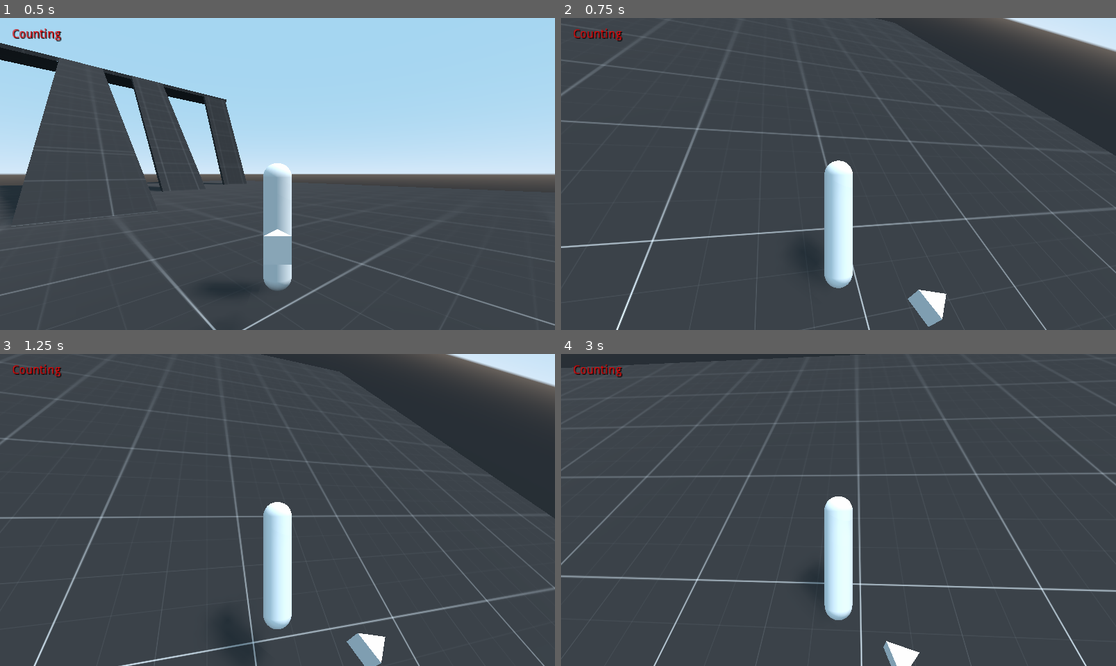
Above: before the commit, frames 1-4 (two rows, left to right).
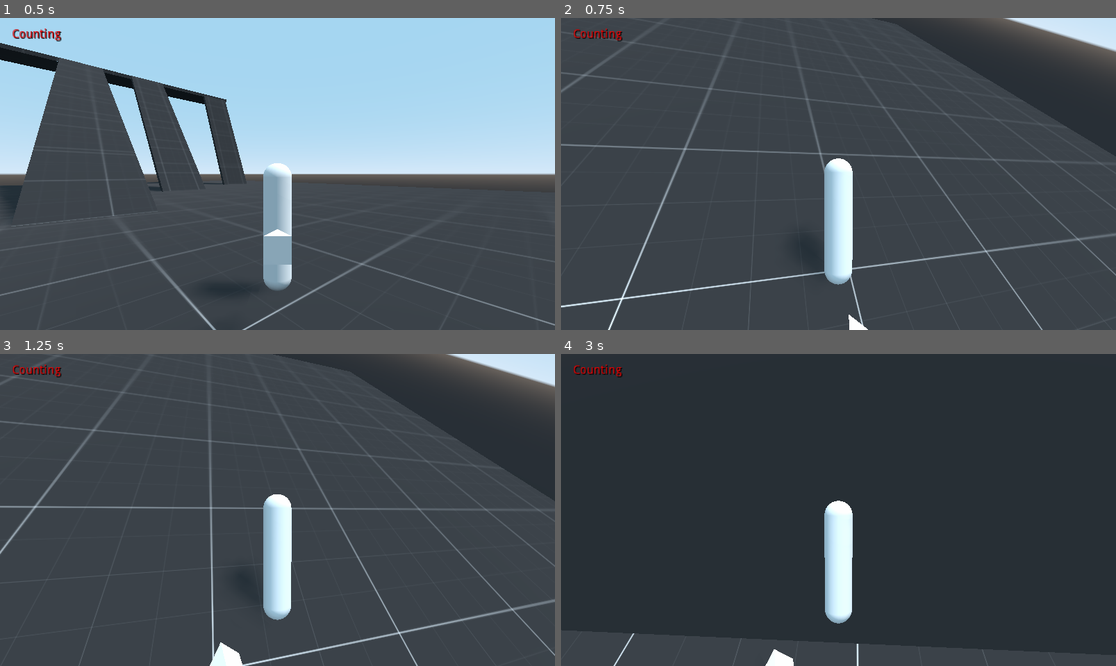
Above: after the commit, the same moments.

Repository: Corruptinator/Better_Slope_Demo
Game: Godot game, scene res://New_Setup.tscn
Same seed, same stepped clock (60 frames per second), same inputs: the game is played once before the commit and once after it. The engine's default icon, where the game draws it, is replaced by a stand-in: a white triangle on a blue panel in a dark square.
Inputs (mouse positions are in pixels of both pictures, inside the frame that each line leads up to):
- Up to frame 1 (0.5 s): no input
- Up to frame 2 (0.75 s): tap Enter at 0.5 s; move the mouse to (866, 174) at 0.52 s; hold W (up) from 0.53 s (still down); hold R (orientation) from 0.53 s (still down)
- Up to frame 3 (1.25 s): keep holding W (up); keep holding R (orientation); tap Space (jump) at 0.77 s
- Up to frame 4 (3 s): keep holding W (up); move the mouse to (810, 510) at 1.27 s; release R (orientation) at 1.28 s; tap Shift at 1.35, 2.85 s; tap Space (jump) at 1.52 s; move the mouse to (849, 503) at 2.02 s; hold R (orientation) 2.03-2.78 s; move the mouse to (832, 516) at 2.77 s

Frame 1 is identical in both runs. In frame 2, 4.8% of the frame differs, in the area x 0-100%, y 1-100%; in frame 3, 5.9%; in frame 4, 11%, in the area x 0-100%, y 0-100%.

Commit message:
Fixed Avatar Rotation

Diff:
--- a/NewPlayerCode.gd
+++ b/NewPlayerCode.gd
@@ -158,21 +158,21 @@
 
 	# (Keyboard Controls)
 	if Input.is_action_pressed("left"):
-		side_speed = lerp(side_speed, 400, .1)
+		side_speed = lerp(side_speed, 800, .1)
 		is_moving = true
 		pass
 	elif Input.is_action_pressed("right"):
-		side_speed = lerp(side_speed, -400, .1)
+		side_speed = lerp(side_speed, -800, .1)
 		is_moving = true
 	else:
 		side_speed = lerp(side_speed, 0, .1)
 		#is_moving = false
 
 	if Input.is_action_pressed("up"):
-		mov_speed = lerp(mov_speed, 400, .1)
+		mov_speed = lerp(mov_speed, 800, .1)
 		is_moving = true
 	elif Input.is_action_pressed("down"):
-		mov_speed = lerp(mov_speed, -400, .1)
+		mov_speed = lerp(mov_speed, -800, .1)
 		is_moving = true
 	else:
 		mov_speed = lerp(mov_speed, 0, .1)
@@ -188,7 +188,7 @@
 	if abs(Input.get_joy_axis(0,JOY_AXIS_0)) > deadZone:
 		#print("Foward")
 		con_speed = lerp(con_speed, 400, .1)
-		con_vel.x = lerp(con_vel.x, -Input.get_joy_axis(0,JOY_AXIS_0) * 400, .1)
+		con_vel.x = lerp(con_vel.x, -Input.get_joy_axis(0,JOY_AXIS_0) * 800, .1)
 		is_moving = true
 	else:
 		con_vel.x = lerp(con_vel.x, 0, .1)
@@ -196,7 +196,7 @@
 	if abs(Input.get_joy_axis(0,JOY_AXIS_1)) > deadZone:
 		#print("Sideway")
 		con_speed = lerp(con_speed, 400, .1)
-		con_vel.y = lerp(con_vel.y, -Input.get_joy_axis(0,JOY_AXIS_1) * 400, .1)
+		con_vel.y = lerp(con_vel.y, -Input.get_joy_axis(0,JOY_AXIS_1) * 800, .1)
 		is_moving = true
 	else:
 		con_vel.y = lerp(con_vel.y, 0, .1)
@@ -280,17 +280,87 @@
 #	else:
 #		print("")
 
+
+
+
+
+
 	# Freezes player rotation while moving
 	if is_moving && !Input.is_key_pressed(KEY_SHIFT):
 		set_rotation($CamRoot/H.global_transform.basis.get_euler())
 		#set_rotation(lerp(rotation,$CamRoot/H.global_transform.basis.get_euler(),.9))
 
 
+
+
+	if Input.is_mouse_button_pressed(2):
+		if !Input.is_joy_button_pressed(0,JOY_R2):
+			$Rotation.set_as_toplevel(true)
+			avatar_chk = true
+			avatar_rot = $Rotation.global_transform.basis.get_euler()
+		if (Input.is_action_pressed("up") or Input.is_action_pressed("down") or Input.is_action_pressed("left") or Input.is_action_pressed("right")):
+#			if avatar_chk == true:
+#				$Rotation.rotation = avatar_rot
+#				$Rotation.set_as_toplevel(false)
+#				avatar_chk = false
+			$Rotation.rotation.y = lerp_angle($Rotation.rotation.y ,$CamRoot/H.global_transform.basis.get_euler().y, delta * (50))
+			$Rotation.global_transform.origin = global_transform.origin
+			pass
+		else:
+			$Rotation.rotation.y = lerp_angle($Rotation.rotation.y ,$CamRoot/H.global_transform.basis.get_euler().y, delta * (50))
+			$Rotation.global_transform.origin = global_transform.origin
+		pass
+	else:
+		if Input.is_action_pressed("up") or Input.is_action_pressed("down") or Input.is_action_pressed("left") or Input.is_action_pressed("right"):
+
+			if avatar_chk == true:
+				$Rotation.rotation = avatar_rot
+				$Rotation.set_as_toplevel(false)
+				avatar_chk = false
+
+
+			if Input.is_action_pressed("up") and Input.is_action_pressed("left"):
+				$Rotation.rotation.y = lerp_angle($Rotation.rotation.y ,deg2rad(45), delta * (5))
+				pass
+			elif Input.is_action_pressed("up") and Input.is_action_pressed("right"):
+				$Rotation.rotation.y = lerp_angle($Rotation.rotation.y ,deg2rad(-45), delta * (5))
+				pass
+			elif Input.is_action_pressed("down") and Input.is_action_pressed("left"):
+				$Rotation.rotation.y = lerp_angle($Rotation.rotation.y ,deg2rad(135), delta * (5))
+				pass
+			elif Input.is_action_pressed("down") and Input.is_action_pressed("right"):
+				$Rotation.rotation.y = lerp_angle($Rotation.rotation.y ,deg2rad(-135), delta * (5))
+				pass
+
+			elif Input.is_action_pressed("up"):
+				$Rotation.rotation.y = lerp_angle($Rotation.rotation.y ,deg2rad(0), delta * (5))
+				pass
+			elif Input.is_action_pressed("down"):
+				$Rotation.rotation.y = lerp_angle($Rotation.rotation.y ,deg2rad(180), delta * (5))
+				pass
+			elif Input.is_action_pressed("left"):
+				$Rotation.rotation.y = lerp_angle($Rotation.rotation.y ,deg2rad(90), delta * (5))
+				pass
+			elif Input.is_action_pressed("right"):
+				$Rotation.rotation.y = lerp_angle($Rotation.rotation.y ,deg2rad(-90), delta * (5))
+				pass
+
+			pass
+		else:
+			$Rotation.set_as_toplevel(true)
+			$Rotation.global_transform.origin = global_transform.origin
+			#$Rotation.global_transform.basis = global_transform.basis
+			avatar_rot = $Rotation.global_transform.basis.get_euler()
+			avatar_chk = true
+			pass
+
+
 	# Rotates when the controller joystick is tilted (Gamepad/Controller Only)
 	if (Input.is_joy_button_pressed(0,JOY_R2)):
-		$Rotation.set_as_toplevel(true)
-		avatar_chk = true
-		avatar_rot = $Rotation.global_transform.basis.get_euler()
+		if !Input.is_mouse_button_pressed(2):
+			$Rotation.set_as_toplevel(true)
+			avatar_chk = true
+			avatar_rot = $Rotation.global_transform.basis.get_euler()
 		if (abs(Input.get_joy_axis(0,JOY_AXIS_0)) > deadZone or abs(Input.get_joy_axis(0,JOY_AXIS_1)) > deadZone):
 #			if avatar_chk == true:
 #				$Rotation.rotation = avatar_rot
@@ -305,38 +375,13 @@
 	else:
 		if (abs(Input.get_joy_axis(0,JOY_AXIS_0)) > deadZone or abs(Input.get_joy_axis(0,JOY_AXIS_1)) > deadZone):
 
-
 			if avatar_chk == true:
 				$Rotation.rotation = avatar_rot
 				$Rotation.set_as_toplevel(false)
 				avatar_chk = false
-	#		if rad2deg(global_transform.basis.get_euler().y) == 180:
-	#			print("pass")
-
-			#print(atan2(Input.get_joy_axis(0,JOY_AXIS_1),Input.get_joy_axis(0,JOY_AXIS_0)))
+
 			var tlt_dis = Vector3.ZERO.distance_to(Vector3(Input.get_joy_axis(0,JOY_AXIS_0),0,Input.get_joy_axis(0,JOY_AXIS_1)))
-			#print(tlt_dis)
-			if (round(rad2deg(abs(rotation.y)))) >= 178.5 + tlt_dis:
-	#			print($Rotation.rotation.y)
-	#			if global_transform.basis.get_euler().normalized().y == 1:
-	#				#alternate = (deg2rad(180) + $Rotation.rotation.y) + (deg2rad(180))
-	#				print($Rotation.rotation.y)
-	#				#$Rotation.rotation.y = (deg2rad(-180) + $Rotation.rotation.y) + (deg2rad(-180))
-	#			if global_transform.basis.get_euler().normalized().y == -1:
-	#				#alternate = (deg2rad(180) + $Rotation.rotation.y) + (deg2rad(180))
-	#				print($Rotation.rotation.y)
-	#				#$Rotation.rotation.y = (deg2rad(180) + $Rotation.rotation.y) + (deg2rad(180))
-				chk_x_rot(global_transform.basis.get_euler().normalized().y)
-				if rot_x_blk == true:
-					var calculate = 180 - abs(rad2deg($Rotation.rotation.y))
-					#print(calculate + 180)
-					#print(abs(rad2deg($Rotation.rotation.y)))
-					get_node("Label").text = str(calculate + 180 * global_transform.basis.get_euler().normalized().y)
-					#print(calculate + 180 * global_transform.basis.get_euler().normalized().y)
-					rot_x_blk = false
-				else:
-					pass
-			#$Rotation.rotation = $Rotation.rotation.linear_interpolate(global_transform.basis.get_euler(),.1)
+
 			$Rotation.rotation.y = lerp_angle($Rotation.rotation.y ,(atan2(Input.get_joy_axis(0,JOY_AXIS_1),-Input.get_joy_axis(0,JOY_AXIS_0)) + deg2rad(90)), delta * (5 * tlt_dis))
 			#$Rotation.rotation.y = lerp_angle($Rotation.rotation.y ,(atan2(Input.get_joy_axis(0,JOY_AXIS_1),-Input.get_joy_axis(0,JOY_AXIS_0)) + deg2rad(89)) * (tlt_dis * -Vector3(Input.get_joy_axis(0,JOY_AXIS_2),0,Input.get_joy_axis(0,JOY_AXIS_3)).normalized().x), .03)
 
@@ -351,7 +396,33 @@
 			avatar_rot = $Rotation.global_transform.basis.get_euler()
 			avatar_chk = true
 			pass
-#	print($Rotation.global_transform.basis.get_euler().y)
+
+
+#	if (Input.is_joy_button_pressed(0,JOY_R2) or Input.is_mouse_button_pressed(2)):
+#		$Rotation.set_as_toplevel(true)
+#		avatar_chk = true
+#		avatar_rot = $Rotation.global_transform.basis.get_euler()
+#		pass
+#	else:
+#		pass
+
+
+#	if ( (abs(Input.get_joy_axis(0,JOY_AXIS_0)) > deadZone or abs(Input.get_joy_axis(0,JOY_AXIS_1)) > deadZone) or (Input.is_action_pressed("up") or Input.is_action_pressed("down") or Input.is_action_pressed("left") or Input.is_action_pressed("right")) ):
+#
+#		if avatar_chk == true:
+#			$Rotation.rotation = avatar_rot
+#			$Rotation.set_as_toplevel(false)
+#			avatar_chk = false
+#
+#	else:
+#
+#		$Rotation.set_as_toplevel(true)
+#		$Rotation.global_transform.origin = global_transform.origin
+#		#$Rotation.global_transform.basis = global_transform.basis
+#		avatar_rot = $Rotation.global_transform.basis.get_euler()
+#		avatar_chk = true
+
+
 
 
 	# (Experimental: Rotates both the Player and the Camera origin based on what the 3D position is rotated [Transform-Wise/ Eulers])
